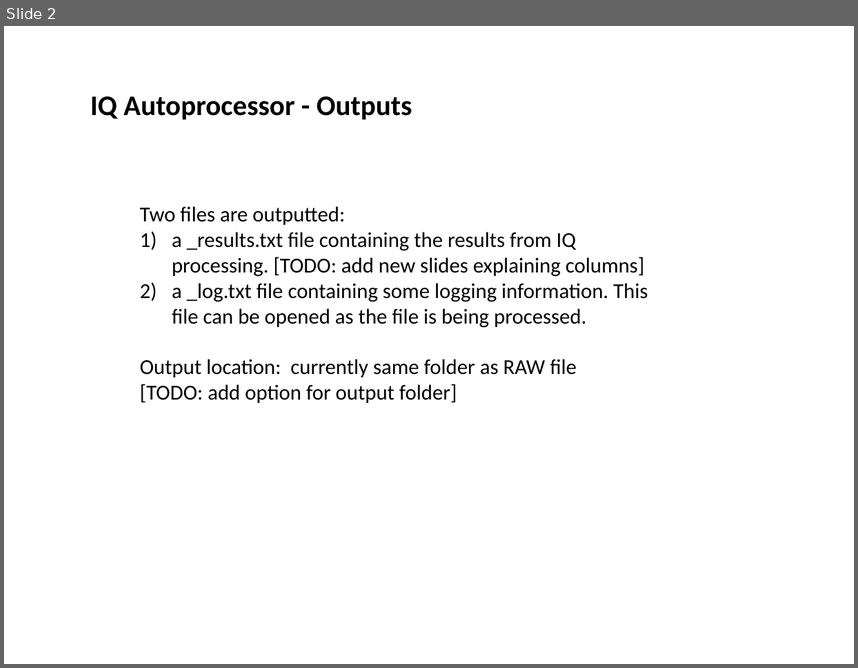
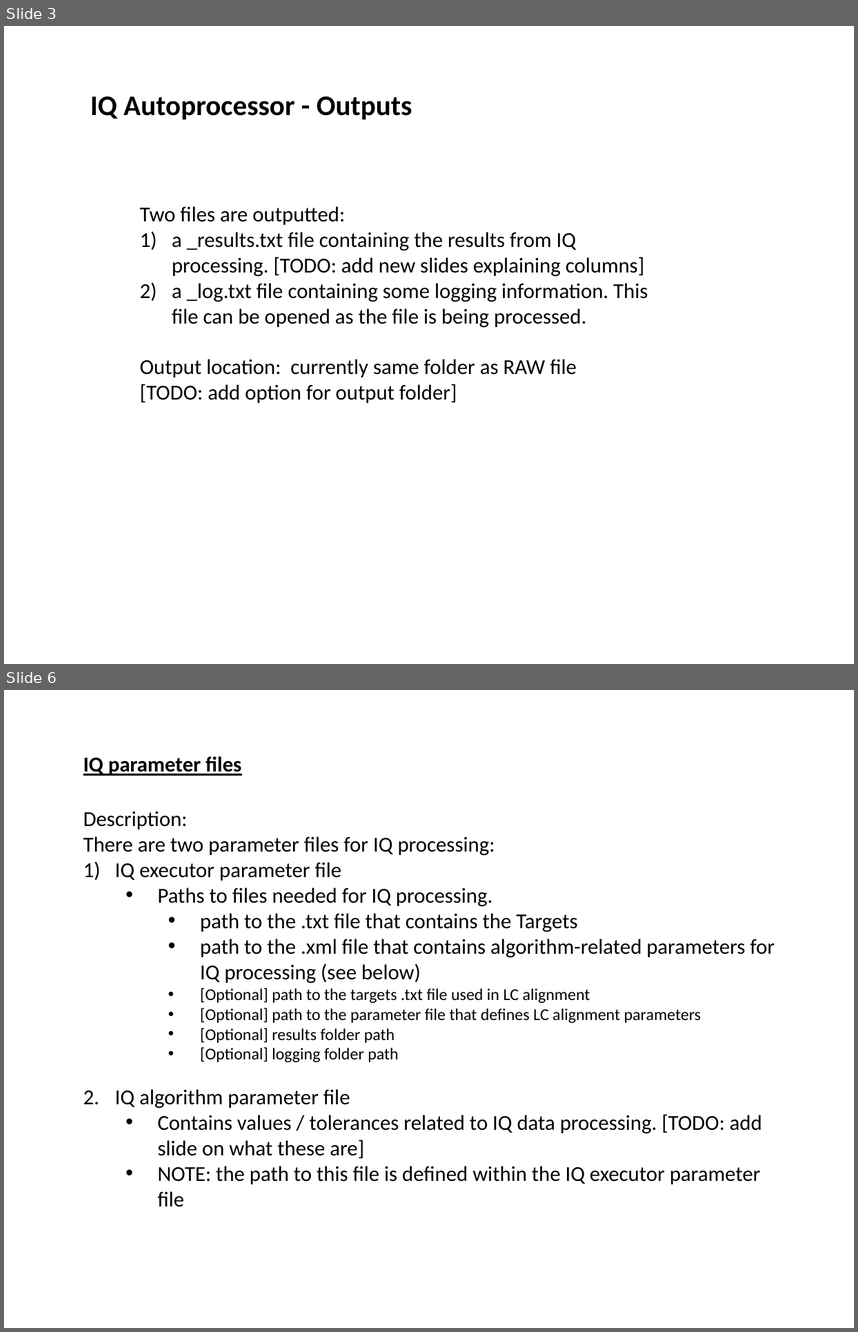
Before and after one commit to PNNL-Comp-Mass-Spec/DeconTools, a slide deck: Documents/IQ software instructions.pptx. Shown one above the other, each under a label of ours: slide 2 before the commit, slides 3 and 6 after it; the slides between them are not shown. The pictures are 858x668 and 858x1332 pixels, drawn with LibreOffice and Linux fonts; fonts in the diff are those of the drawing. Boxes give left, top, right and bottom in pixels: in the first picture for what was removed or moved away, otherwise in the second. Text is boxed around its words. In the diff, an @@ line names an element or a change of style, - is before the commit and + after.

```diff
--- a/Documents/IQ software instructions.pptx
+++ b/Documents/IQ software instructions.pptx
@@ slide 6 added at (4,690,854,1328), background #FFFFFF @@
@@ text added at (83,756,241,776), 18 pt, text #000000, bold, underline @@
+IQ parameter files
@@ text added at (83,811,775,1207), 18 pt, text #000000 @@
+Description:
+There are two parameter files for IQ processing:
+1) IQ executor parameter file
+  • Paths to files needed for IQ processing.
+    • path to the .txt file that contains the Targets
+    • path to the .xml file that contains algorithm-related parameters for IQ processing (see below)
+    • [Optional] path to the targets .txt file used in LC alignment
+    • [Optional] path to the parameter file that defines LC alignment parameters
+    • [Optional] results folder path
+    • [Optional] logging folder path
+2. IQ algorithm parameter file
+  • Contains values / tolerances related to IQ data processing. [TODO: add slide on what these are]
+  • NOTE: the path to this file is defined within the IQ executor parameter file
@@ what was slide 2 is now slide 3 @@
```
Also in this commit, not shown: 1 slide changed, 3 other slides added, 57 other files.
